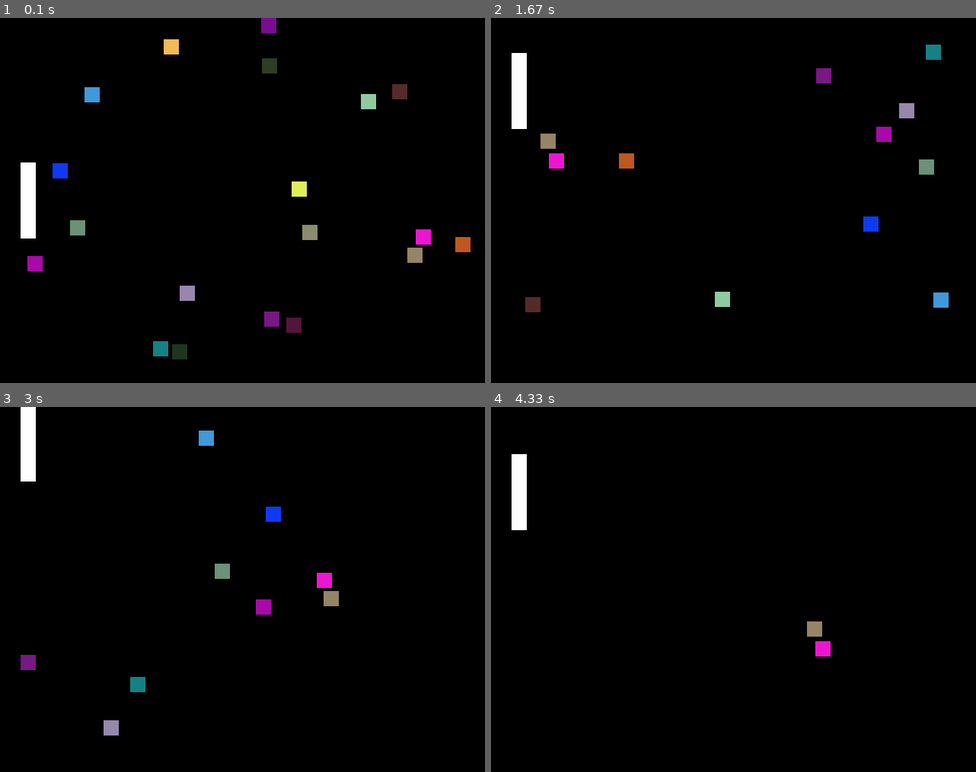
Above: before the commit, frames 1-4 (two rows, left to right).
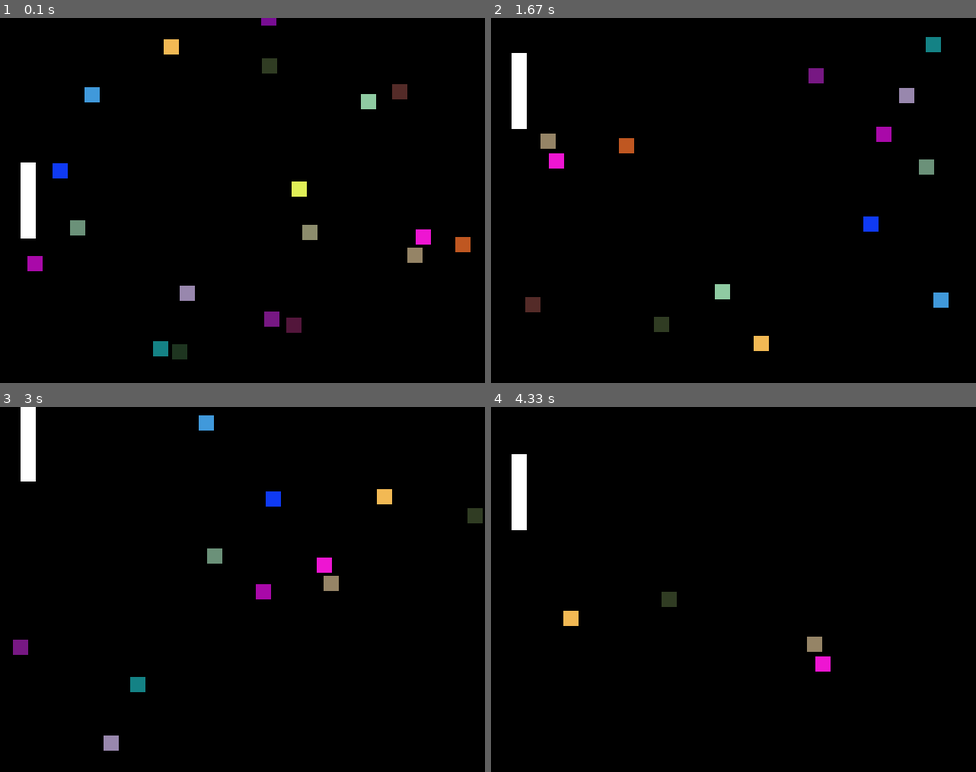
Above: after the commit, the same moments.

Repository: JackFurby/PingAI
Game: pygame game, started from simplepygame.py
Two runs of this game, one before a commit and one after it. Both use one fixed random seed, a clock stepped at 60 frames per second and the inputs below.
Inputs:
- Up to frame 1 (0.1 s): no input
- Up to frame 2 (1.67 s): hold Up 0.33-0.8 s; hold Down 0.83-1.13 s; hold Up 1.17-1.53 s; hold Down from 1.57 s (still down)
- Up to frame 3 (3 s): release Down at 1.93 s; hold Up 1.97-2.27 s; hold Down 2.3-2.6 s; hold Up from 2.63 s (still down)
- Up to frame 4 (4.33 s): release Up at 3 s; hold Down 3.03-3.4 s; hold Up 3.43-3.73 s; hold Down 3.77-4.07 s; hold Up from 4.1 s (still down)

The runs differ from the first frame. In frame 1, less than 0.1% of the frame differs, in the area x 53-57%, y 2-5%; in frame 2, 1.2%; in frame 3, 2.3%, in the area x 2-100%, y 2-95%; in frame 4, 0.7%.

Commit message:
Made wall collision a bit similar

Diff:
--- a/simplepygame.py
+++ b/simplepygame.py
@@ -18,7 +18,7 @@
 		"y": random.randrange(0, HEIGHT),
 		"xvel": 10 * (random.randrange(0, 2)-0.5),
 		"yvel": 10 * (random.randrange(0, 2)-0.5),
-		"r": 10,
+		"r": 10, #radius of ball
 		"color": (random.randrange(0, 0xFF), random.randrange(0, 0xFF), random.randrange(0, 0xFF))
 	}
 	balls.append(ball)
@@ -31,6 +31,7 @@
 	"color": white,
 	"speed": 8
 }
+
 
 def update():
 	keys = pygame.key.get_pressed()
@@ -49,9 +50,9 @@
 			ball["xvel"] *= -1
 
 		# wall collision
-		if (ball["xvel"] > 0 and ball["x"] + ball["r"] > WIDTH) or (ball["xvel"] < 0 and ball["x"] - ball["r"] < 0):
+		if (ball["xvel"] > 0 and ball["x"] + ball["r"] >= WIDTH):
 			ball["xvel"] *= -1
-		if (ball["yvel"] > 0 and ball["y"] + ball["r"] > HEIGHT) or (ball["yvel"] < 0 and ball["y"] - ball["r"] < 0):
+		if (ball["yvel"] > 0 and ball["y"] + ball["r"] >= HEIGHT) or (ball["yvel"] < 0 and ball["y"] <= 0):
 			ball["yvel"] *= -1
 
 		if ball["x"] - ball["r"] < 0:
